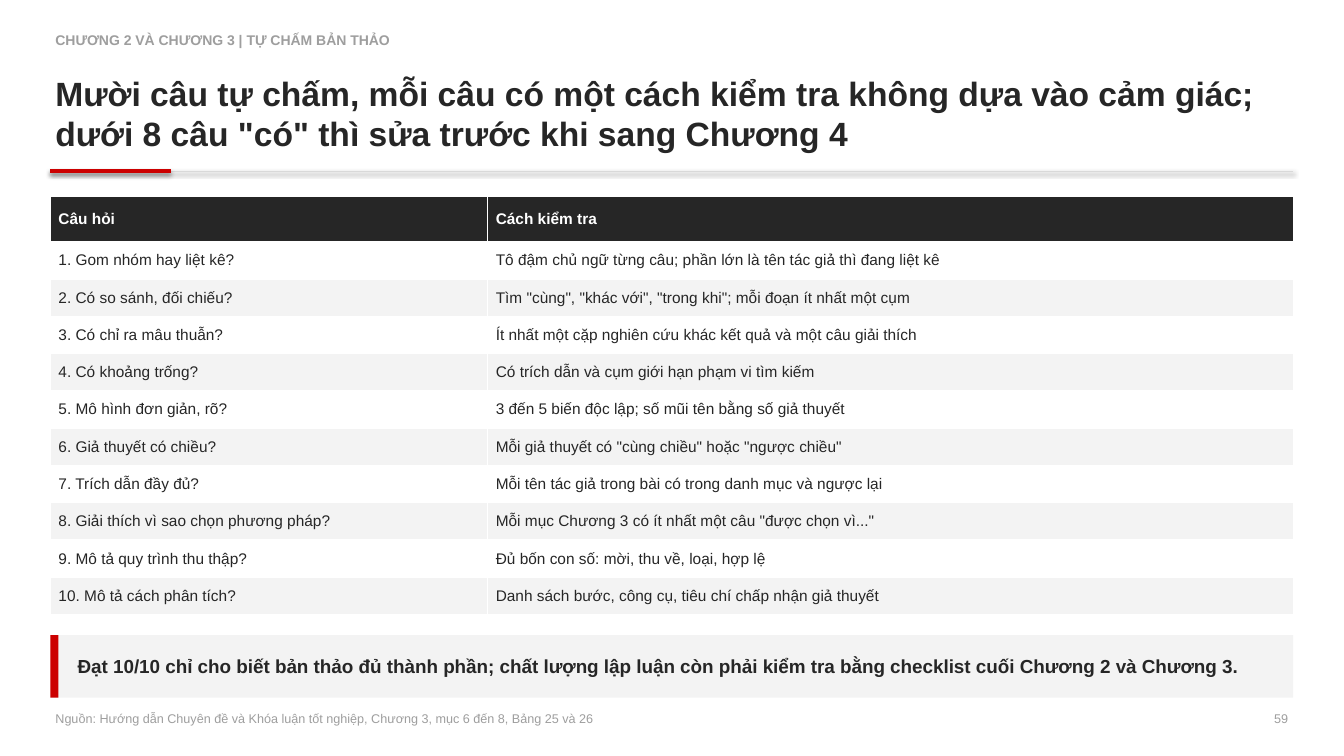
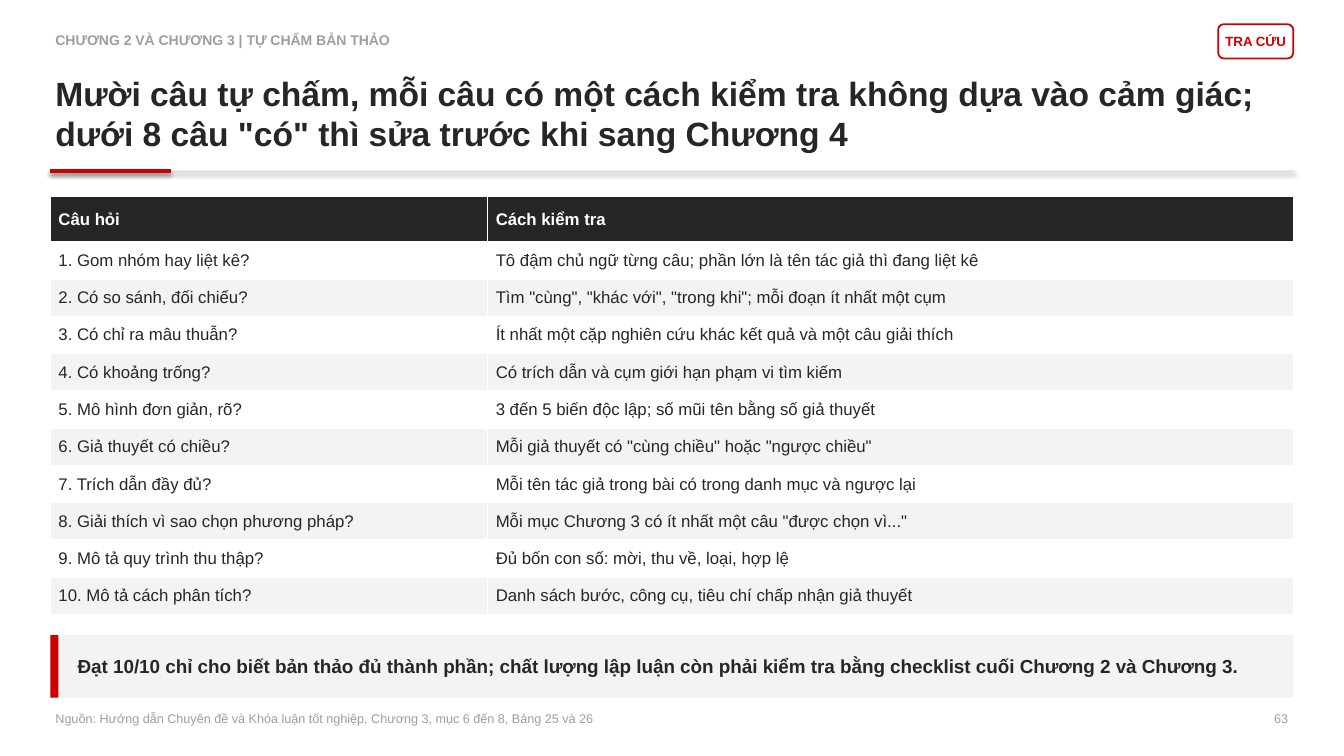
Before and after one commit to johnneinadlerr0353-bot/sachhuongdan, a slide deck: slide 63 of Core_Slide_2_HD2_Bain.pptx (slide 59 before the commit). Drawn at 1344x756 pixels with LibreOffice and Linux fonts; fonts in the diff are those of the drawing. Boxes give left, top, right and bottom in pixels: in the first picture for what was removed or moved away, otherwise in the second. Text is boxed around its words. In the diff, an @@ line names an element or a change of style, - is before the commit and + after.

```diff
--- a/Core_Slide_2_HD2_Bain.pptx
+++ b/Core_Slide_2_HD2_Bain.pptx
@@ rounded rectangle added at (x1=1219, y1=24, x2=1294, y2=58), fill #FFFFFF, outline #CC0000 1.25 pt, 9.5 pt, text #CC0000, bold @@
+TRA CỨU
@@ table at (x1=50, y1=197, x2=1294, y2=615) @@
@@ size 11 to 12 pt @@
```
Also in this commit, not shown: 93 other slides changed, 4 slides added, 1 other file.
